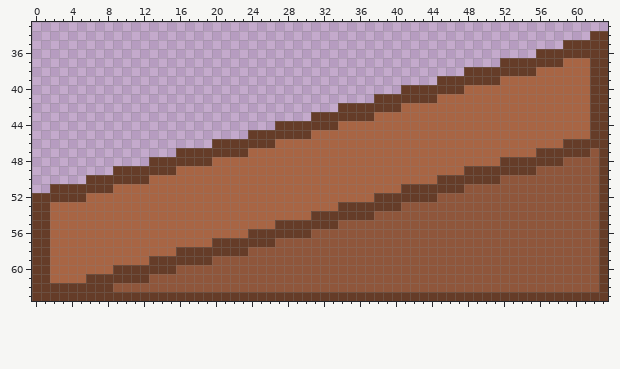
Pixel-art file: Acesprite/Obstacles/Kickers/Low.aseprite. The first picture shows the starting point.
64x64 pixels, 1 frame. Shown: x 0..63, y 33..63.
The same view after the edit:
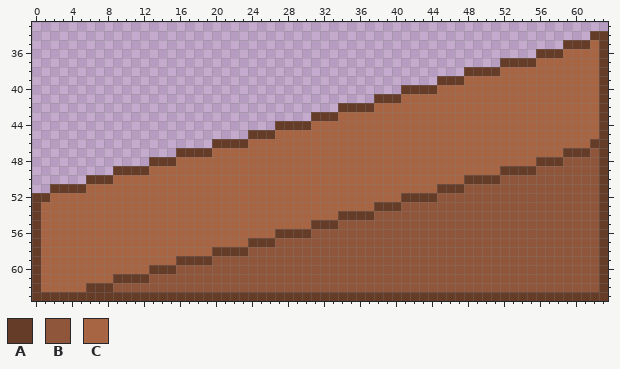
Palette (. is transparent): A #653c28  B #8f563b  C #a86544
The exact change:
y 35: x 62 A -> C
y 36: x 59..62 AAAA -> CCCC
y 37: x 56..58 AAA -> CCC; x 62 A -> C
y 38: x 52..55 AAAA -> CCCC; x 62 A -> C
y 39: x 48..51 AAAA -> CCCC; x 62 A -> C
y 40: x 45..47 AAA -> CCC; x 62 A -> C
y 41: x 41..44 AAAA -> CCCC; x 62 A -> C
y 42: x 38..40 AAA -> CCC; x 62 A -> C
y 43: x 34..37 AAAA -> CCCC; x 62 A -> C
y 44: x 31..33 AAA -> CCC; x 62 A -> C
y 45: x 27..30 AAAA -> CCCC; x 62 A -> C
y 46: x 24..26 AAA -> CCC; x 59..61 AAA -> CCC
y 47: x 20..23 AAAA -> CCCC; x 56..58 AAA -> CCC
y 48: x 16..19 AAAA -> CCCC; x 52..55 AAAA -> CCCC
y 49: x 13..15 AAA -> CCC; x 48..51 AAAA -> CCCC
y 50: x 9..12 AAAA -> CCCC; x 45..47 AAA -> CCC
y 51: x 6..8 AAA -> CCC; x 41..44 AAAA -> CCCC
y 52: x 2..5 AAAA -> CCCC; x 38..40 AAA -> CCC
y 53: x 1 A -> C; x 34..37 AAAA -> CCCC
y 54: x 1 A -> C; x 31..33 AAA -> CCC
y 55: x 1 A -> C; x 27..30 AAAA -> CCCC
y 56: x 1 A -> C; x 24..26 AAA -> CCC
y 57: x 1 A -> C; x 20..23 AAAA -> CCCC
y 58: x 1 A -> C; x 16..19 AAAA -> CCCC
y 59: x 1 A -> C; x 13..15 AAA -> CCC
y 60: x 1 A -> C; x 9..12 AAAA -> CCCC
y 61: x 1 A -> C; x 6..8 AAA -> CCC
y 62: x 1..5 AAAAA -> CCCCC
Boxes around the changes in both pictures, in picture pixels (x1, y1, x2, y2):
changed: (41, 40, 599, 292)
